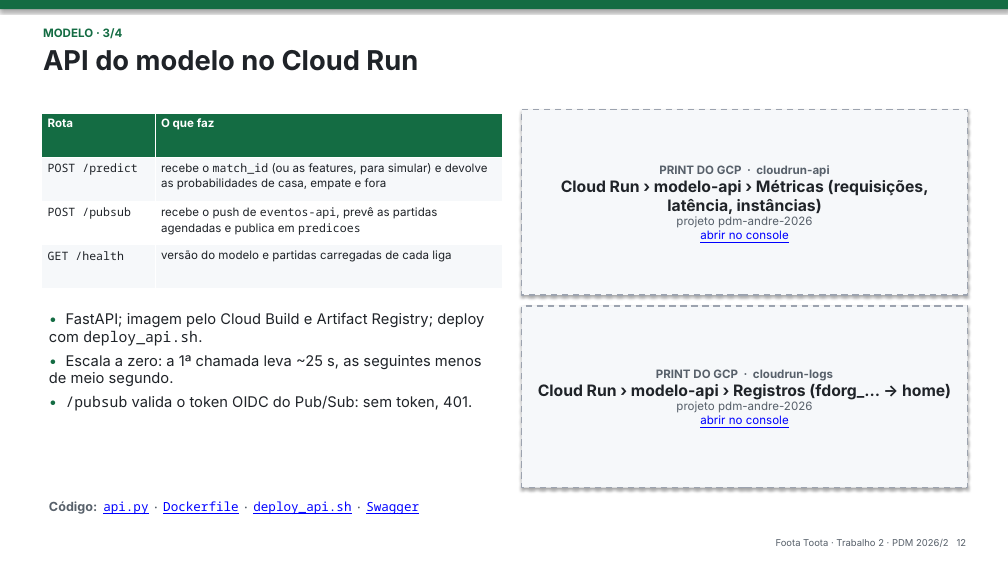
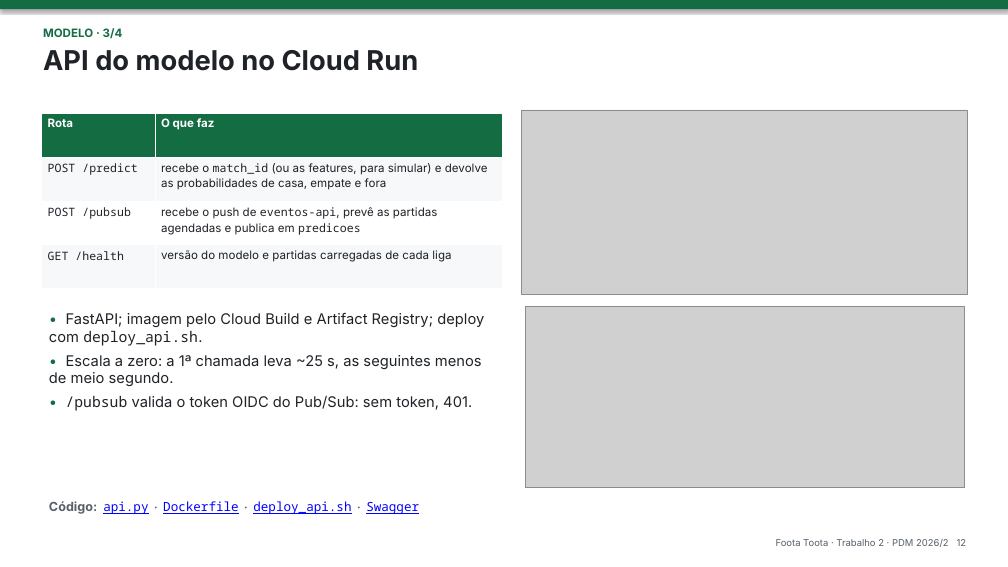
Before and after one commit to phael-exe/foota-toota, a slide deck: slide 12 of docs/apresentacao/trabalho2.pptx. Drawn at 1008x567 pixels with LibreOffice and Linux fonts; fonts in the diff are those of the drawing; grey boxes stand for pictures. Boxes give left, top, right and bottom in pixels: in the first picture for what was removed or moved away, otherwise in the second. Text is boxed around its words. In the diff, an @@ line names an element or a change of style, - is before the commit and + after.

```diff
--- a/docs/apresentacao/trabalho2.pptx
+++ b/docs/apresentacao/trabalho2.pptx
@@ rectangle removed at [522, 110, 968, 295] @@
-PRINT DO GCP · cloudrun-api
-Cloud Run › modelo-api › Métricas (requisições, latência, instâncias)
-projeto pdm-andre-2026
-abrir no console
@@ picture added at [522, 110, 968, 294] @@
@@ rectangle removed at [522, 306, 968, 488] @@
-PRINT DO GCP · cloudrun-logs
-Cloud Run › modelo-api › Registros (fdorg_… -> home)
-projeto pdm-andre-2026
-abrir no console
@@ picture added at [526, 306, 965, 488] @@
```
Also in this commit, not shown: 3 other slides changed, 8 other files.
